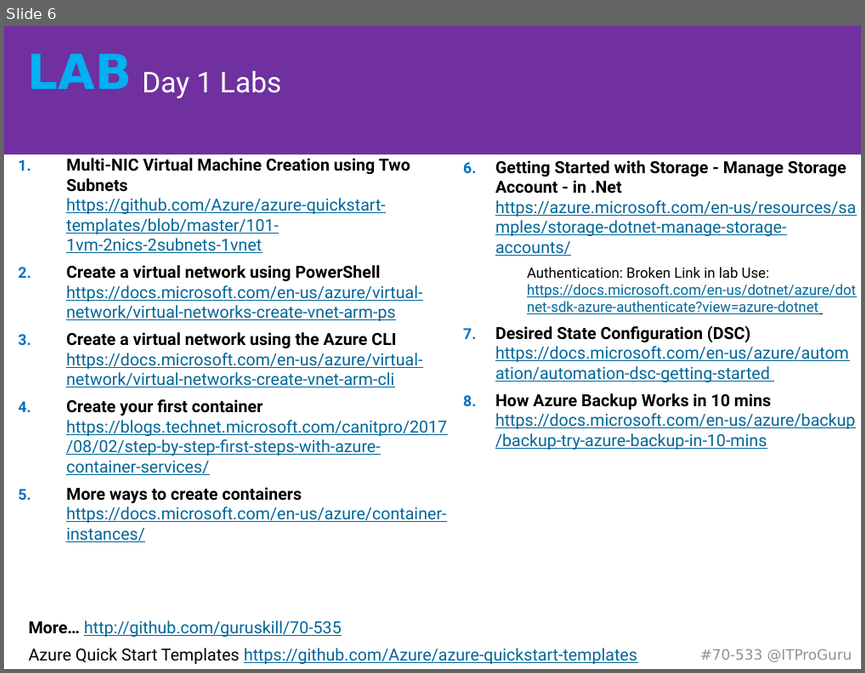
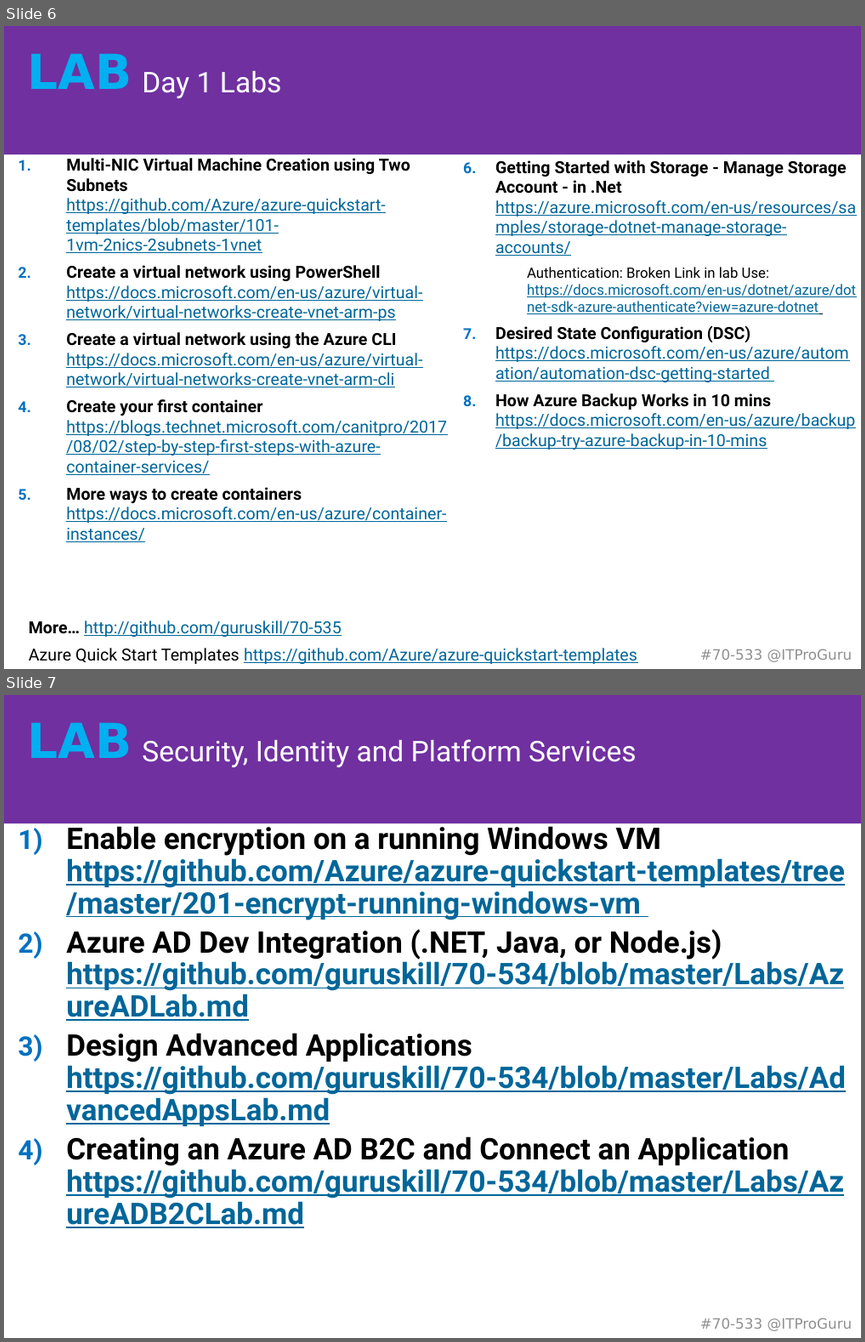
Before and after one commit to guruskill/70-535, a slide deck: 70-535-00-Labs.pptx. Shown one above the other, each under a label of ours: slide 6 before the commit, slides 6 and 7 after it. The pictures are 865x673 and 865x1342 pixels, drawn with LibreOffice and Linux fonts; fonts in the diff are those of the drawing. Boxes give left, top, right and bottom in pixels: in the first picture for what was removed or moved away, otherwise in the second. Text is boxed around its words. In the diff, an @@ line names an element or a change of style, - is before the commit and + after.

Commit message:
Add additional labs

```diff
--- a/70-535-00-Labs.pptx
+++ b/70-535-00-Labs.pptx
@@ slide 7 added at <box>4,695,861,1338</box>, background #FFFFFF; not listed: 4 template elements that a slide beside it also shows @@
@@ title added at <box>142,739,636,767</box>, 24 pt, text #FFFFFF @@
+Security, Identity and Platform Services
@@ text added at <box>66,822,846,1228</box>, 25 pt, text #006699, bold, underline @@
+1) Enable encryption on a running Windows VM https://github.com/Azure/azure-quickstart-templates/tree/master/201-encrypt-running-windows-vm
+2) Azure AD Dev Integration (.NET, Java, or Node.js) https://github.com/guruskill/70-534/blob/master/Labs/AzureADLab.md
+3) Design Advanced Applications https://github.com/guruskill/70-534/blob/master/Labs/AdvancedAppsLab.md
+4) Creating an Azure AD B2C and Connect an Application https://github.com/guruskill/70-534/blob/master/Labs/AzureADB2CLab.md
```
Also in this commit, not shown: 1 other slide added.
